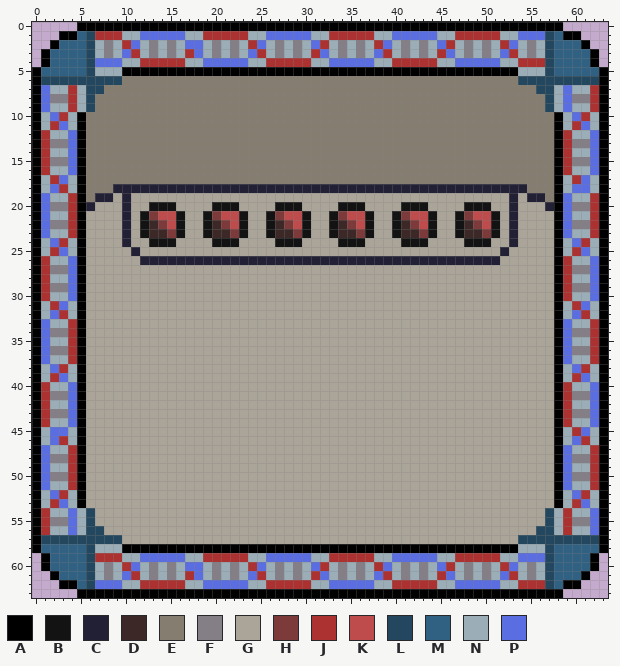
A pixel-art file gets an edit: Plasmid_Core/Content/card.aseprite. The picture above was drawn from the file before the commit.
64x64 pixels, 1 frame.
Palette (. is transparent): A #000000  B #131313  C #222034  D #3d2828  E #857d6f  F #847e87  G #aba499  H #7d3a3a  J #ac3232  K #be4c4c  L #23475e  M #306082  N #9badb7  P #5b6ee1
After the commit:
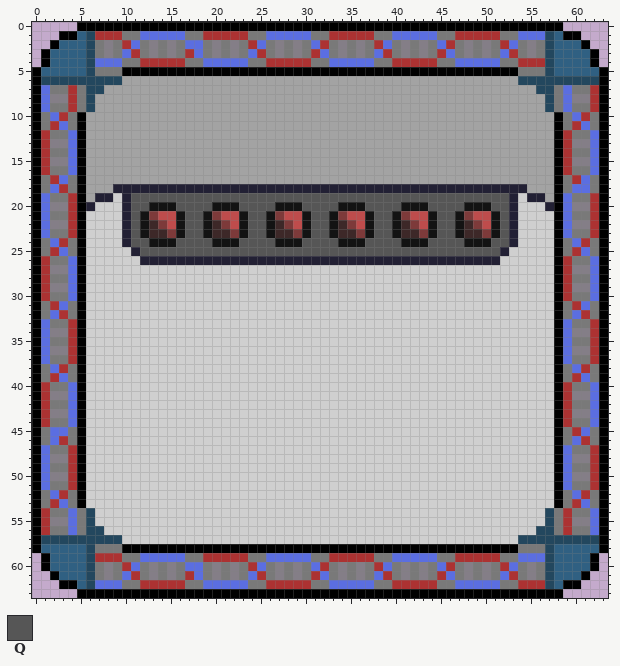
Colours new in this view: Q #565656
The exact change:
{"colour":"E","old":"#857d6f","new":"#a3a3a3"}
{"colour":"G","old":"#aba499","new":"#cfcfcf"}
{"colour":"N","old":"#9badb7","new":"#797979"}
{"where": "layer \"Layer 3\""}
{"y":19,"x":11,"old":"GGGGGGGGGGGGGGGGGGGGGGGGGGGGGGGGGGGGGGGGGG","new":"QQQQQQQQQQQQQQQQQQQQQQQQQQQQQQQQQQQQQQQQQQ"}
{"y":20,"x":11,"old":"GG","new":"QQ"}
{"y":20,"x":16,"old":"GGGG","new":"QQQQ"}
{"y":20,"x":23,"old":"GGGG","new":"QQQQ"}
{"y":20,"x":30,"old":"GGGG","new":"QQQQ"}
{"y":20,"x":37,"old":"GGGG","new":"QQQQ"}
{"y":20,"x":44,"old":"GGGG","new":"QQQQ"}
{"y":20,"x":51,"old":"GG","new":"QQ"}
{"y":21,"x":11,"old":"G","new":"Q"}
{"y":21,"x":17,"old":"GG","new":"QQ"}
{"y":21,"x":24,"old":"GG","new":"QQ"}
{"y":21,"x":31,"old":"GG","new":"QQ"}
{"y":21,"x":38,"old":"GG","new":"QQ"}
{"y":21,"x":45,"old":"GG","new":"QQ"}
{"y":21,"x":52,"old":"G","new":"Q"}
{"y":22,"x":11,"old":"G","new":"Q"}
{"y":22,"x":17,"old":"GG","new":"QQ"}
{"y":22,"x":24,"old":"GG","new":"QQ"}
{"y":22,"x":31,"old":"GG","new":"QQ"}
{"y":22,"x":38,"old":"GG","new":"QQ"}
{"y":22,"x":45,"old":"GG","new":"QQ"}
{"y":22,"x":52,"old":"G","new":"Q"}
{"y":23,"x":11,"old":"G","new":"Q"}
{"y":23,"x":17,"old":"GG","new":"QQ"}
{"y":23,"x":24,"old":"GG","new":"QQ"}
{"y":23,"x":31,"old":"GG","new":"QQ"}
{"y":23,"x":38,"old":"GG","new":"QQ"}
{"y":23,"x":45,"old":"GG","new":"QQ"}
{"y":23,"x":52,"old":"G","new":"Q"}
{"y":24,"x":11,"old":"GG","new":"QQ"}
{"y":24,"x":16,"old":"GGGG","new":"QQQQ"}
{"y":24,"x":23,"old":"GGGG","new":"QQQQ"}
{"y":24,"x":30,"old":"GGGG","new":"QQQQ"}
{"y":24,"x":37,"old":"GGGG","new":"QQQQ"}
{"y":24,"x":44,"old":"GGGG","new":"QQQQ"}
{"y":24,"x":51,"old":"GG","new":"QQ"}
{"y":25,"x":12,"old":"GGGGGGGGGGGGGGGGGGGGGGGGGGGGGGGGGGGGGGGG","new":"QQQQQQQQQQQQQQQQQQQQQQQQQQQQQQQQQQQQQQQQ"}
